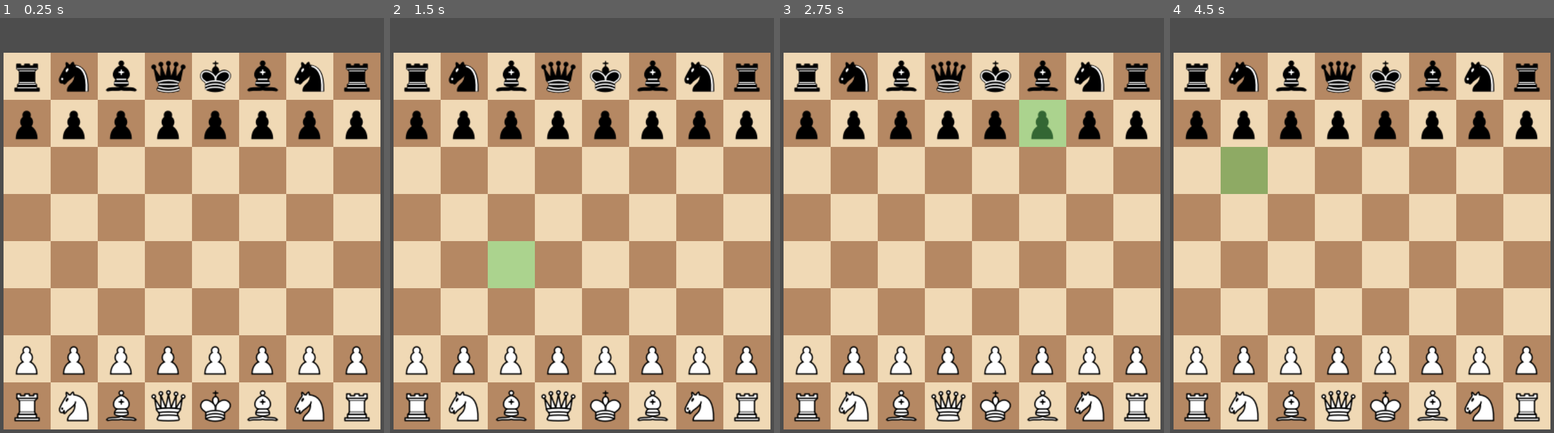
Above: before the commit, frames 1-4 (left to right).
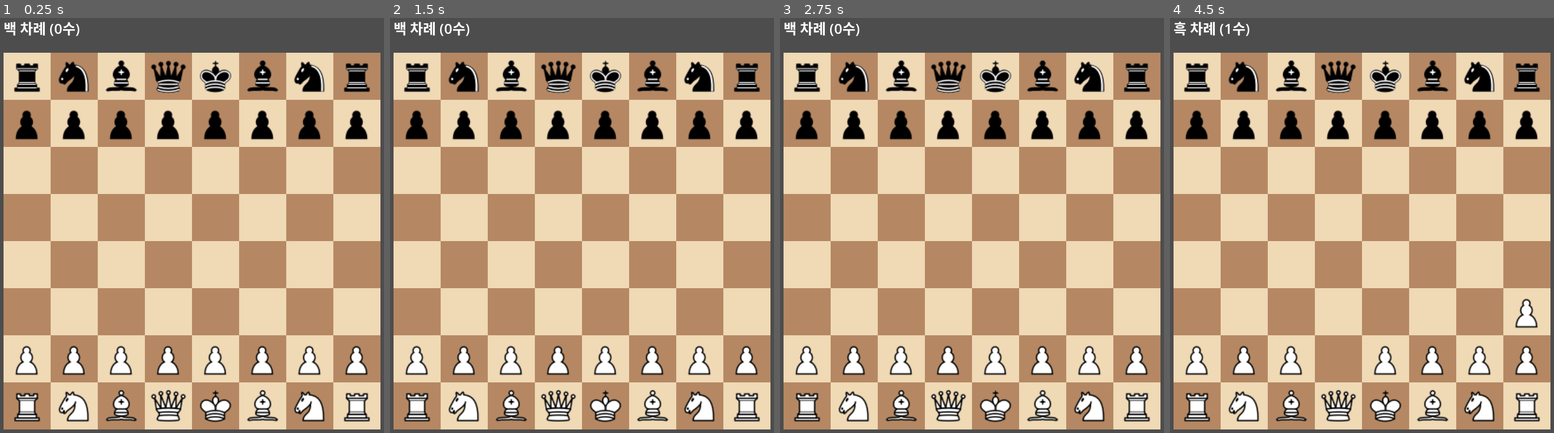
Above: after the commit, the same moments.

Repository: songhj0427/chess-godot
Game: Godot game, scene res://main.tscn
Same seed, same stepped clock (60 frames per second), same inputs: the game is played once before the commit and once after it.
Inputs (mouse positions are in pixels of both pictures, inside the frame that each line leads up to):
- Up to frame 1 (0.25 s): no input
- Up to frame 2 (1.5 s): tap Enter at 0.5 s; move the mouse to (685, 217) at 0.52 s; click (685, 217) at 0.67 s; tap Space at 1.25 s; move the mouse to (486, 262) at 1.27 s; click (486, 262) at 1.42 s
- Up to frame 3 (2.75 s): tap Enter at 2 s; move the mouse to (1018, 138) at 2.02 s; click (1018, 138) at 2.17 s
- Up to frame 4 (4.5 s): tap Space at 2.75, 4.25 s; move the mouse to (1338, 333) at 2.77 s; click (1338, 333) at 2.92 s; tap Enter at 3.5 s; move the mouse to (1504, 312) at 3.52 s; click (1504, 312) at 3.67 s; move the mouse to (1219, 171) at 4.27 s; click (1219, 171) at 4.42 s

The runs differ from the first frame. In frame 1, 0.3% of the frame differs, in the area x 1-21%, y 0-5%; in frame 2, 1.7%; in frame 3, 1.7%; in frame 4, 2.2%, in the area x 1-96%, y 0-87%.

Commit message:
feat: 기물 이동

Diff:
--- a/chess_board.gd
+++ b/chess_board.gd
@@ -9,6 +9,13 @@
 ]
 
 var board: Array = []
+
+var turn: Piece.Side = Piece.Side.WHITE
+var move_count: int = 0
+
+func switch_turn() -> void:
+	turn = Piece.Side.BLACK if turn == Piece.Side.WHITE else Piece.Side.WHITE
+	move_count += 1
 
 func _init() -> void:
 	setup_initial()
@@ -22,6 +29,8 @@
 
 func setup_initial() -> void:
 	clear()
+	turn = Piece.Side.WHITE
+	move_count = 0
 	for col in SIZE:
 		set_piece(Vector2i(col, 0), Piece.new(BACK_RANK[col], Piece.Side.BLACK))
 		set_piece(Vector2i(col, 1), Piece.new(Piece.Type.PAWN, Piece.Side.BLACK))
@@ -43,3 +52,12 @@
 
 func is_empty(pos: Vector2i) -> bool:
 	return get_piece(pos) == null
+
+func move_piece(from: Vector2i, to: Vector2i) -> void:
+	var piece := get_piece(from)
+	if piece == null:
+		return
+
+	set_piece(to, piece)
+	set_piece(from, null)
+	piece.has_moved = true
--- a/main.gd
+++ b/main.gd
@@ -65,7 +65,16 @@
 func _ready() -> void:
 	_load_textures()
 	_create_board()
+	_refresh()
+
+func _refresh() -> void:
 	_update_pieces()
+	_update_highlight()
+	_update_ui()
+
+func _update_ui() -> void:
+	var side_name: String = "백" if chess_board.turn == Piece.Side.WHITE else "흑"
+	%TurnLabel.text = "%s 차례 (%d수)" % [side_name, chess_board.move_count]
 
 func _update_pieces() -> void:
 	for child in piece_visual.get_children():
@@ -112,14 +121,24 @@
 		_on_cell_clicked(cell)
 
 func _on_cell_clicked(cell: Vector2i) -> void:
-	selected = cell
-	_update_highlight()
+	var clicked_piece := chess_board.get_piece(cell)
 
-	var piece := chess_board.get_piece(cell)
-	if piece == null:
-		print(to_algebraic(cell), " : 빈 칸")
+	if not is_inside(selected):
+		# 상태 1: 선택 없음 — 고르기
+		if clicked_piece != null and clicked_piece.side == chess_board.turn:
+			selected = cell
 	else:
-		print(to_algebraic(cell), " : ", SIDE_NAMES[piece.side], " ", TYPE_NAMES[piece.type])
+		# 상태 2: 선택 있음
+		if cell == selected:
+			selected = Vector2i(-1, -1)                     # 같은 칸 → 선택 해제
+		elif clicked_piece != null and clicked_piece.side == chess_board.turn:
+			selected = cell                                 # 내 다른 기물 → 선택 변경
+		else:
+			chess_board.move_piece(selected, cell)          # 그 외 → 이동
+			chess_board.switch_turn()
+			selected = Vector2i(-1, -1)
+
+	_refresh()
 
 func _update_highlight() -> void:
 	for child in highlight_visual.get_children():
--- a/main.tscn
+++ b/main.tscn
@@ -10,3 +10,13 @@
 [node name="PieceVisual" type="Node2D" parent="." unique_id=424848591]
 
 [node name="HighlightVisual" type="Node2D" parent="." unique_id=697246658]
+
+[node name="UI" type="CanvasLayer" parent="." unique_id=213824271]
+
+[node name="TurnLabel" type="Label" parent="UI" unique_id=616490680]
+unique_name_in_owner = true
+offset_left = 80.0
+offset_top = 20.0
+offset_right = 120.0
+offset_bottom = 43.0
+theme_override_font_sizes/font_size = 24
